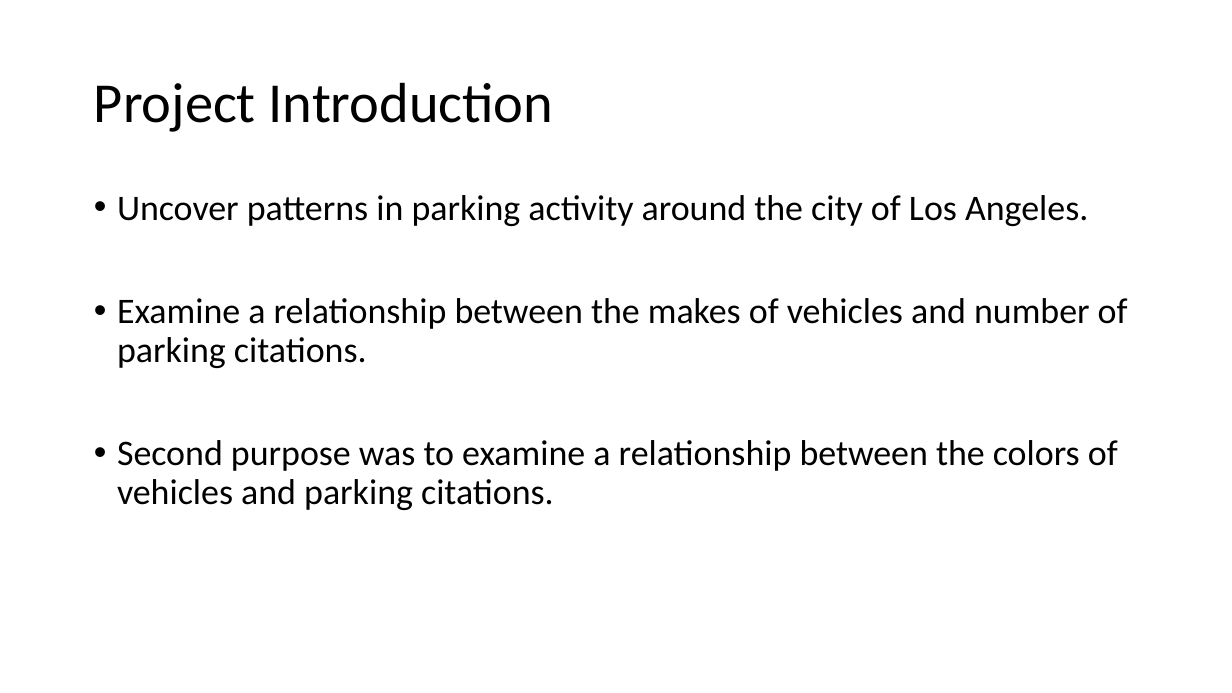
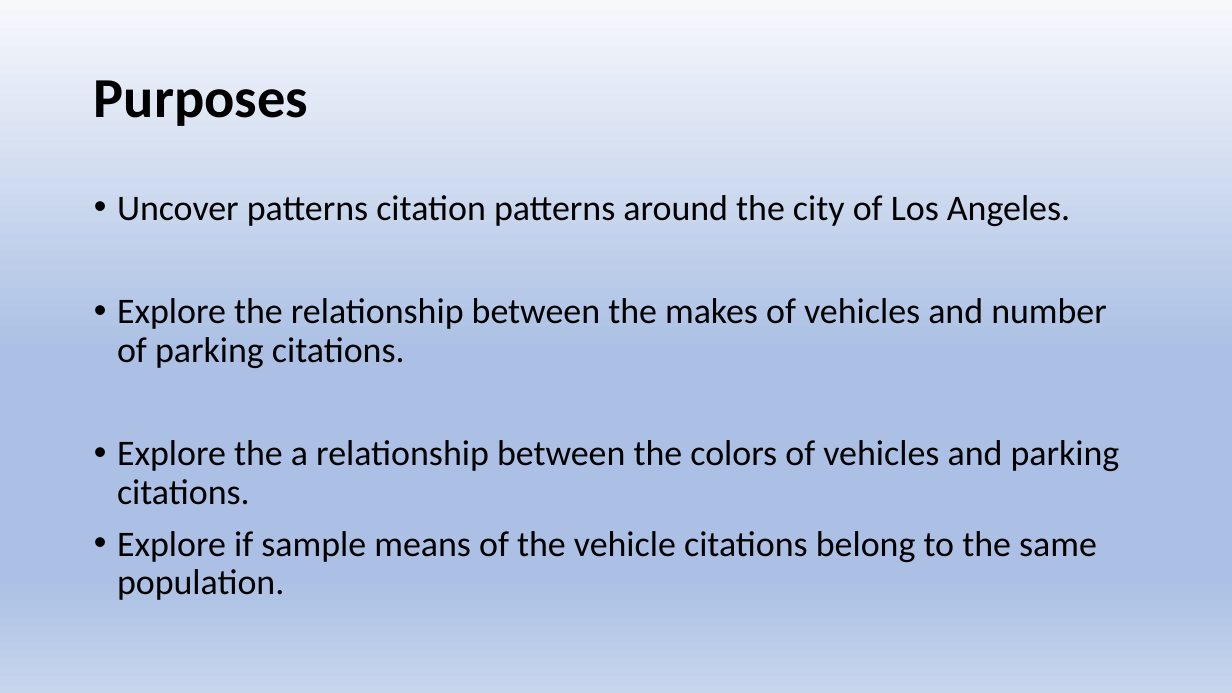
Before and after one commit to chele0630/Team3_Project1, a slide deck: slide 3 of Citation_Py_PPT.pptx (slide 2 before the commit). Drawn at 1232x693 pixels with LibreOffice and Linux fonts; fonts in the diff are those of the drawing. Boxes give left, top, right and bottom in pixels: in the first picture for what was removed or moved away, otherwise in the second. Text is boxed around its words. In the diff, an @@ line names an element or a change of style, - is before the commit and + after.

```diff
--- a/Citation_Py_PPT.pptx
+++ b/Citation_Py_PPT.pptx
@@ background #FFFFFF to gradient #F6F8FC to #ABC0E4 to #C7D5ED @@
@@ title at (x1=94, y1=80, x2=308, y2=126): text changed; bold on @@
-Project Introduction
+Purposes
@@ text at (x1=117, y1=195, x2=1120, y2=600): text changed @@
-• Uncover patterns in parking activity around the city of Los Angeles.
-• Examine a relationship between the makes of vehicles and number of parking citations.
-• Second purpose was to examine a relationship between the colors of vehicles and parking citations.
+• Uncover patterns citation patterns around the city of Los Angeles.
+• Explore the relationship between the makes of vehicles and number of parking citations.
+• Explore the a relationship between the colors of vehicles and parking citations.
+• Explore if sample means of the vehicle citations belong to the same population.
```
Also in this commit, not shown: 8 other slides changed, 12 slides added, 8 slides removed.
